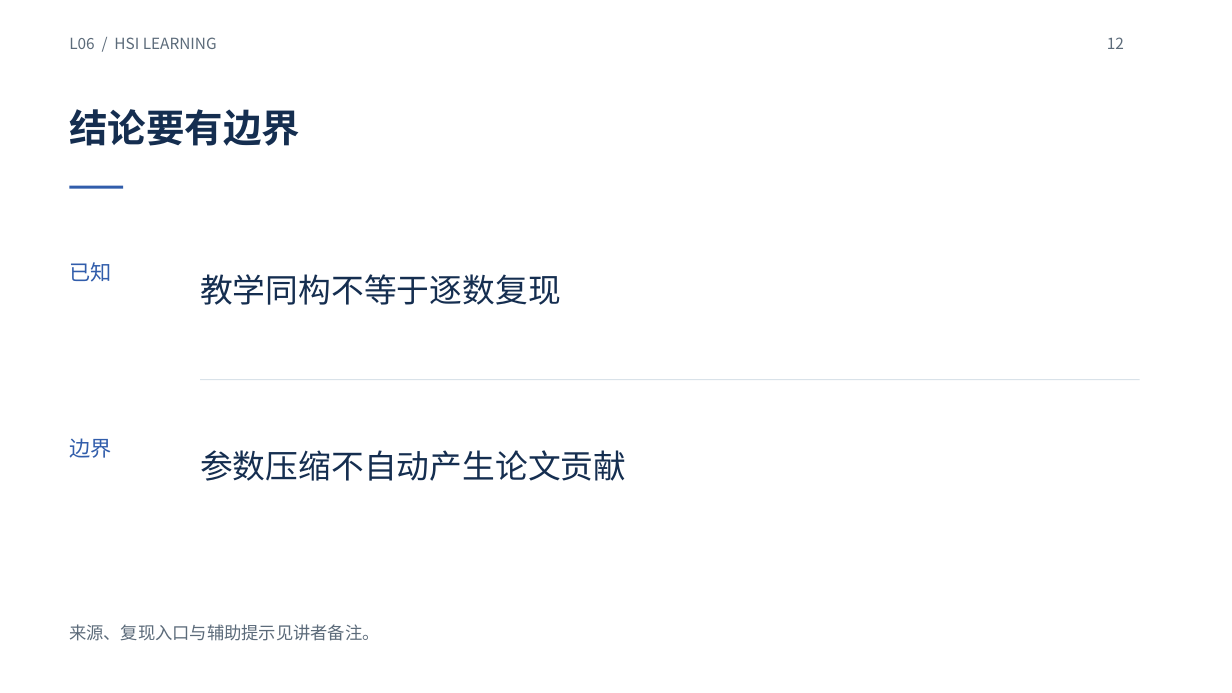
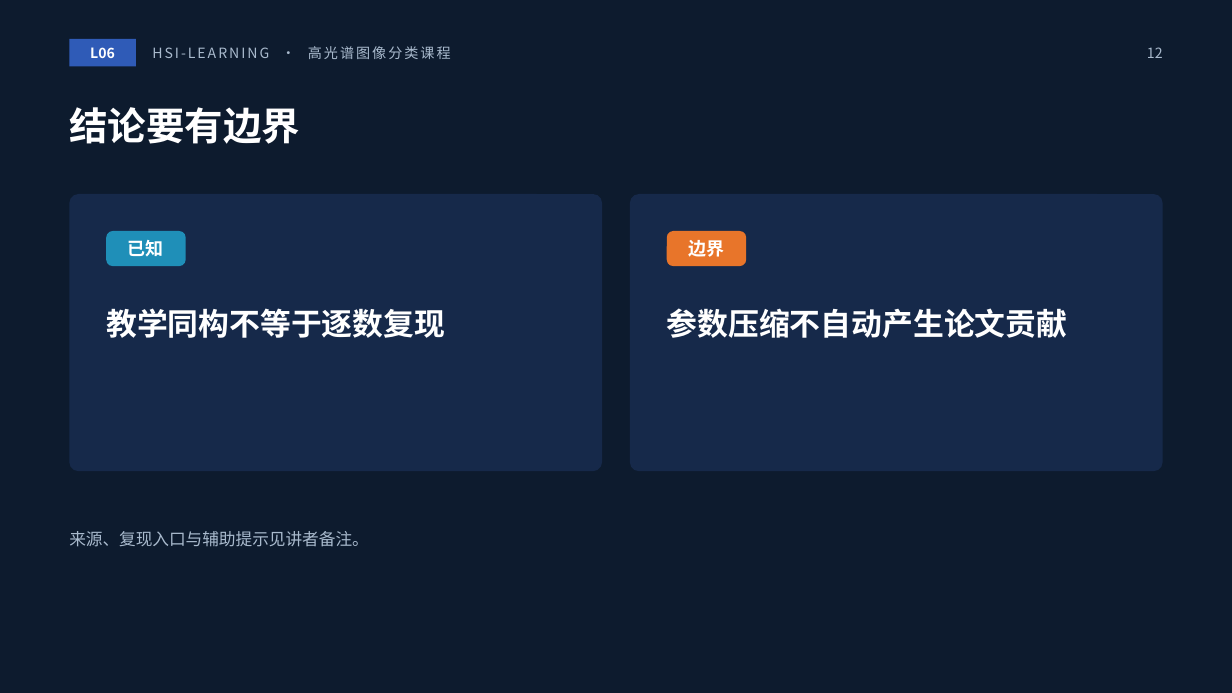
Before and after one commit to masskx/HSI-Learning, a slide deck: slide 12 of slides/decks/L06-hybridsn.pptx. Drawn at 1232x693 pixels with LibreOffice and Linux fonts; fonts in the diff are those of the drawing; background and template pictures are left out. Boxes give left, top, right and bottom in pixels: in the first picture for what was removed or moved away, otherwise in the second. Text is boxed around its words. In the diff, an @@ line names an element or a change of style, - is before the commit and + after.

```diff
--- a/slides/decks/L06-hybridsn.pptx
+++ b/slides/decks/L06-hybridsn.pptx
@@ background #FFFFFF to #0D1B2E @@
@@ text removed at (69,37,217,49) @@
-L06 / HSI LEARNING
@@ rectangle added at (69,39,136,67), fill #2F5BB7 @@
@@ text added at (90,47,115,58), 11 pt, text #FFFFFF, bold @@
+L06
@@ text added at (152,46,451,59), 11 pt, text #A9BACD @@
+HSI-LEARNING · 高光谱图像分类课程
@@ page number: place and size @@
-page number at (1107,37,1124,49)
+page number at (1147,47,1163,58)
@@ page number at (1147,47,1163,58): size 12 to 11 pt, text colour #5C6B7A to #A9BACD; alignment left to right @@
@@ title "结论要有边界" at (69,107,300,144): text colour #152E50 to #FFFFFF @@
@@ rectangle removed at (69,186,123,189) @@
@@ rounded rectangle added at (69,194,603,471), fill #16294A @@
@@ rounded rectangle added at (630,194,1164,471), fill #16294A @@
@@ text "已知": place and size @@
-text "已知" at (69,262,111,282)
+text "已知" at (128,240,164,256)
@@ text "已知" at (128,240,164,256): size 16.5 to 14 pt, text colour #315DAB to #FFFFFF, bold on; alignment left to centre @@
@@ rounded rectangle added at (106,231,186,266), fill #1F8FB8 @@
@@ text "边界" at (688,240,724,257): size 16.5 to 14 pt, text colour #315DAB to #FFFFFF, bold on; alignment left to centre @@
@@ text "边界": place and size @@
-text "边界" at (69,438,111,458)
+text "边界" at (688,240,724,257)
@@ rounded rectangle added at (667,231,747,266), fill #E8752A @@
@@ text "教学同构不等于逐数复现": place and size @@
-text "教学同构不等于逐数复现" at (200,274,561,305)
+text "教学同构不等于逐数复现" at (106,308,445,338)
@@ text "教学同构不等于逐数复现" at (106,308,445,338): size 25.5 to 24 pt, text colour #152E50 to #FFFFFF, bold on; line spacing 1 to 1.25; vertical alignment middle to top @@
@@ text "参数压缩不自动产生论文贡献" at (667,308,1067,338): size 25.5 to 24 pt, text colour #152E50 to #FFFFFF, bold on; line spacing 1 to 1.25; vertical alignment middle to top @@
@@ text "参数压缩不自动产生论文贡献": place and size @@
-text "参数压缩不自动产生论文贡献" at (200,450,626,481)
+text "参数压缩不自动产生论文贡献" at (667,308,1067,338)
@@ rectangle removed at (201,379,1141,380) @@
@@ text "来源、复现入口与辅助提示见讲者备注。": place and size @@
-text "来源、复现入口与辅助提示见讲者备注。" at (69,624,379,641)
+text "来源、复现入口与辅助提示见讲者备注。" at (69,531,369,547)
@@ text "来源、复现入口与辅助提示见讲者备注。" at (69,531,369,547): size 13.5 to 13 pt, text colour #5C6B7A to #A9BACD; vertical alignment middle to top @@
```
Also in this commit, not shown: 11 other slides changed, 20 other files.
